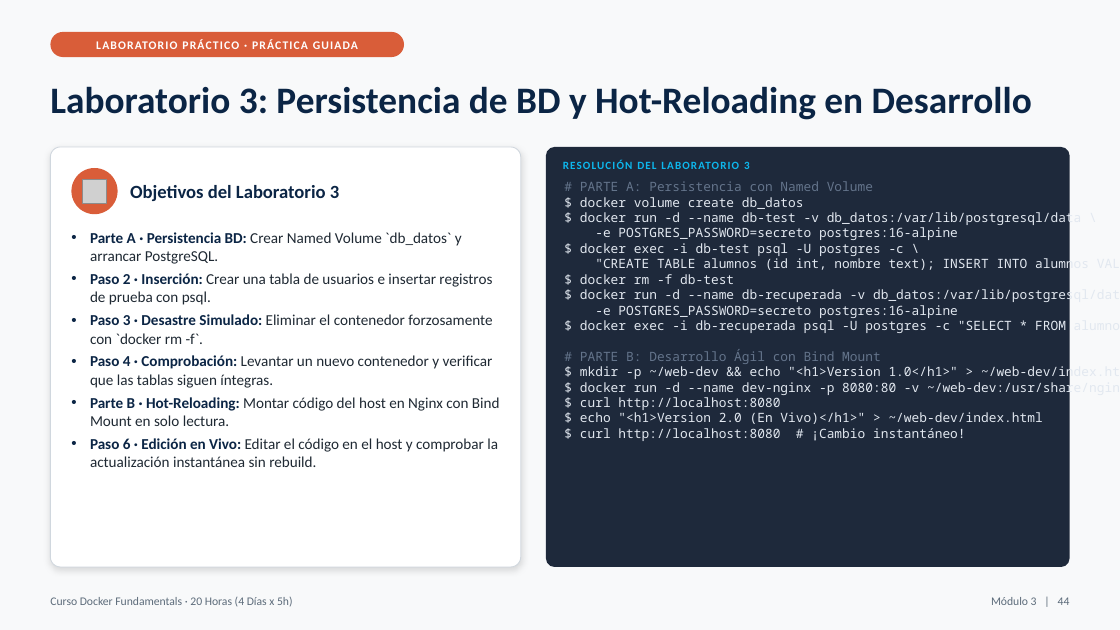
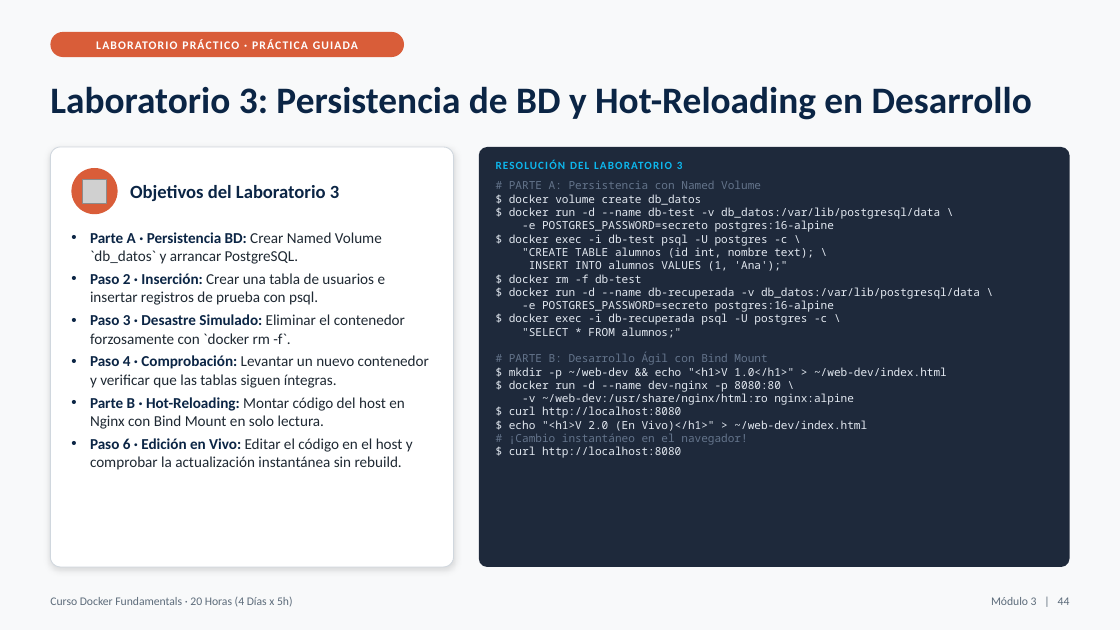
Before and after one commit to masalinas/training-docker-fundamentals, a slide deck: slide 44 of Docker_Fundamentals_20H.pptx. Drawn at 1120x630 pixels with LibreOffice and Linux fonts; fonts in the diff are those of the drawing; grey boxes stand for pictures. Boxes give left, top, right and bottom in pixels: in the first picture for what was removed or moved away, otherwise in the second. Text is boxed around its words. In the diff, an @@ line names an element or a change of style, - is before the commit and + after.

```diff
--- a/Docker_Fundamentals_20H.pptx
+++ b/Docker_Fundamentals_20H.pptx
@@ rounded rectangle: place and size @@
-rounded rectangle at bbox=[50, 147, 521, 567]
+rounded rectangle at bbox=[50, 147, 454, 567]
@@ rounded rectangle at bbox=[50, 147, 454, 567]: proportions changed @@
@@ rounded rectangle: place and size @@
-rounded rectangle at bbox=[546, 147, 1070, 567]
+rounded rectangle at bbox=[479, 147, 1070, 567]
@@ text "# PARTE A: Persistencia con ...": place and size @@
-text "# PARTE A: Persistencia con ..." at bbox=[580, 181, 1120, 441]
+text "# PARTE A: Persistencia con ..." at bbox=[509, 181, 980, 458]
@@ text "RESOLUCIÓN DEL LABORATORIO 3": place and size @@
-text "RESOLUCIÓN DEL LABORATORIO 3" at bbox=[744, 162, 750, 169]
+text "RESOLUCIÓN DEL LABORATORIO 3" at bbox=[677, 162, 683, 169]
@@ text at bbox=[509, 181, 980, 418]: size 11 to 9.5 pt in "# PARTE A: Persistencia con Named Volume", "$ docker volume create db_datos", "$ docker run -d --name db-test -v ...", "-e POSTGRES_PASSWORD=secreto postgres:16-alpine" and 6 more places @@
@@ text "Parte A · Persistencia BD: ..." rewrapped from bbox=[90, 232, 500, 467] to bbox=[90, 232, 429, 470] @@
@@ text at bbox=[522, 247, 814, 271]: text changed; size 11 to 9.5 pt @@
-"CREATE TABLE alumnos (id int, nombre text); INSERT INTO alumnos VALUES (1, 'Ana');"
+"CREATE TABLE alumnos (id int, nombre text); \
+INSERT INTO alumnos VALUES (1, 'Ana');"
@@ text at bbox=[509, 313, 827, 338]: text changed; size 11 to 9.5 pt @@
-$ docker exec -i db-recuperada psql -U postgres -c "SELECT * FROM alumnos;"
+$ docker exec -i db-recuperada psql -U postgres -c \
+"SELECT * FROM alumnos;"
@@ text at bbox=[509, 367, 947, 405]: text changed; size 11 to 9.5 pt @@
-$ mkdir -p ~/web-dev && echo "<h1>Version 1.0</h1>" > ~/web-dev/index.html
-$ docker run -d --name dev-nginx -p 8080:80 -v ~/web-dev:/usr/share/nginx/html:ro nginx:alpine
+$ mkdir -p ~/web-dev && echo "<h1>V 1.0</h1>" > ~/web-dev/index.html
+$ docker run -d --name dev-nginx -p 8080:80 \
+-v ~/web-dev:/usr/share/nginx/html:ro nginx:alpine
@@ text at bbox=[509, 420, 867, 458]: text changed; size 11 to 9.5 pt @@
-$ echo "<h1>Version 2.0 (En Vivo)</h1>" > ~/web-dev/index.html
-$ curl http://localhost:8080 # ¡Cambio instantáneo!
+$ echo "<h1>V 2.0 (En Vivo)</h1>" > ~/web-dev/index.html
+# ¡Cambio instantáneo en el navegador!
+$ curl http://localhost:8080
```
Also in this commit, not shown: 36 other slides changed, 11 other files.
